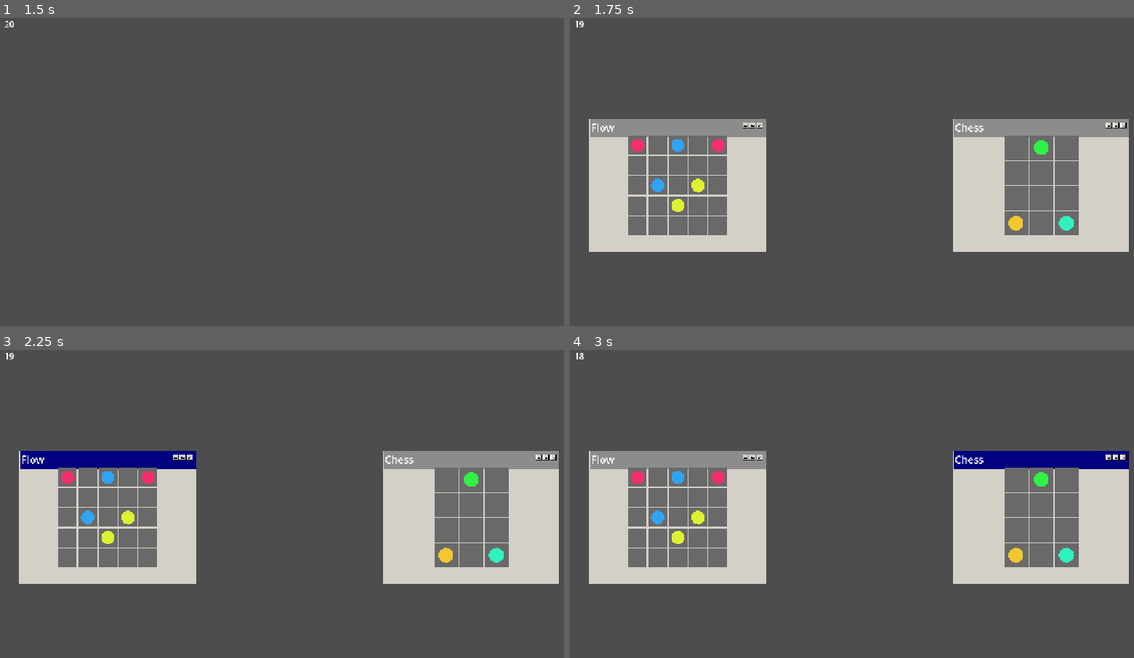
Above: before the commit, frames 1-4 (two rows, left to right).
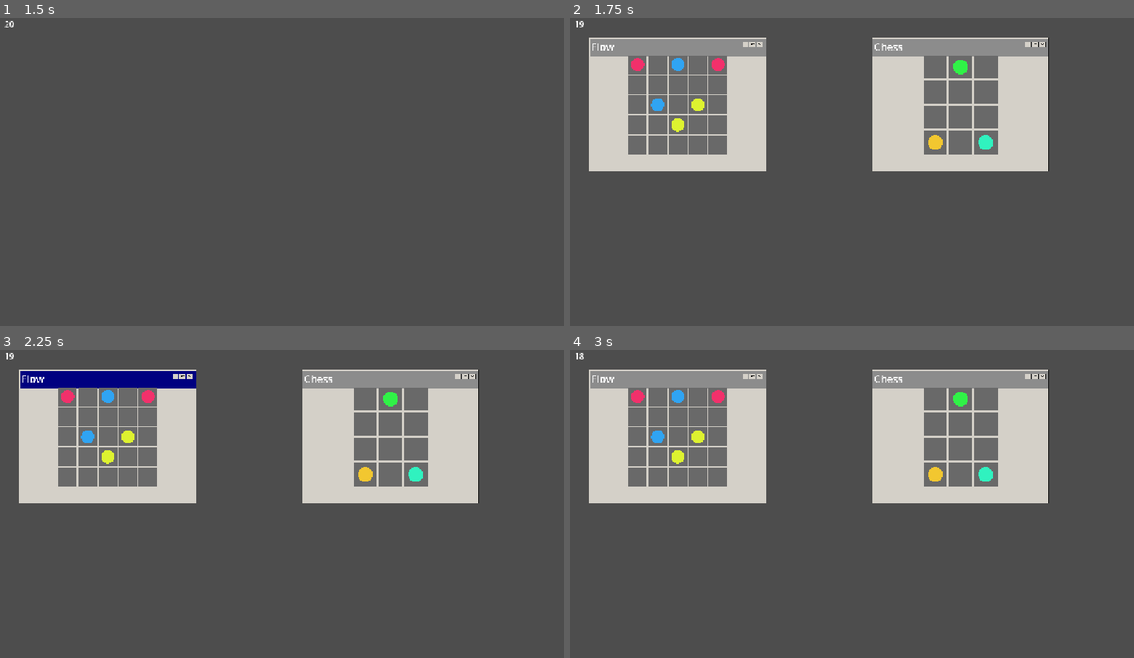
Above: after the commit, the same moments.

Repository: Vikociraptor/can_i_unsend
Game: Godot game, scene res://MainMenu.tscn
Same seed, same stepped clock (60 frames per second), same inputs: the game is played once before the commit and once after it.
Inputs (mouse positions are in pixels of both pictures, inside the frame that each line leads up to):
- Up to frame 1 (1.5 s): click (73, 202) at 0.5 s; tap Enter at 1.25 s; move the mouse to (417, 165) at 1.27 s; press the mouse at (417, 165) at 1.28 s
- Up to frame 2 (1.75 s): no input
- Up to frame 3 (2.25 s): release the mouse at (417, 497) at 2 s; click (174, 457) at 2.02 s
- Up to frame 4 (3 s): click (1117, 457) at 2.77 s

Frame 1 is identical in both runs. In frame 2, 43% of the frame differs, in the area x 3-100%, y 6-76%; in frame 3, 43%; in frame 4, 43%.

Commit message:
Prepare to Password

Diff:
--- a/MainGameLoop.tscn
+++ b/MainGameLoop.tscn
@@ -9,7 +9,6 @@
 [node name="MainGameLoop" type="Node2D" unique_id=682557079 node_paths=PackedStringArray("timerLabel", "input_container")]
 script = ExtResource("1_v8d43")
 all_minigames = Array[PackedScene]([ExtResource("7_flow"), ExtResource("8_unblock"), ExtResource("4_h46g1"), ExtResource("5_d1nqu")])
-spawn_positions = Array[Vector2]([Vector2(40, 200), Vector2(760, 200), Vector2(360, 330)])
 timerLabel = NodePath("CanvasLayer/Timer")
 input_container = NodePath("CanvasLayer/CenterContainer")
 
--- /dev/null
+++ b/Scripts/Password/password_game.gd
@@ -0,0 +1,11 @@
+extends Node
+
+
+# Called when the node enters the scene tree for the first time.
+func _ready() -> void:
+	pass # Replace with function body.
+
+
+# Called every frame. 'delta' is the elapsed time since the previous frame.
+func _process(delta: float) -> void:
+	pass
Not shown, added: Scripts/Password/password_game.gd.uid
